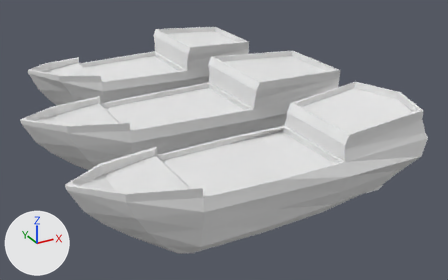
The Blender file External Assets/Models/shipBase.blend, before and after one commit.
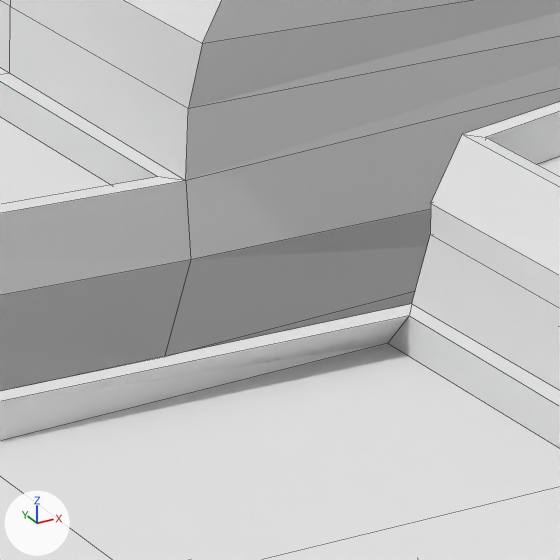
Old and new are each drawn whole from a camera (50 mm lens) standing at (-6.38, -10.05, 6.13) and looking at (0.81, 3.02, -0.4) and again close up on the part from 51% to 68% of the width and 30% to 57% of the height. Arrows for +X, +Y and +Z are at lower left; the lights stay in place. The close-ups show mesh edges as thin lines.

The first close-up shows 'shipBase', 'shipBase.002'.
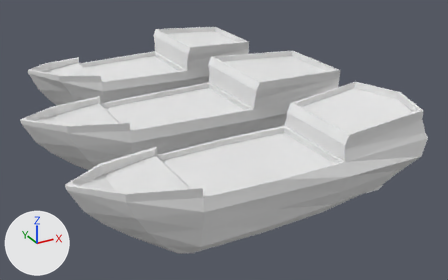
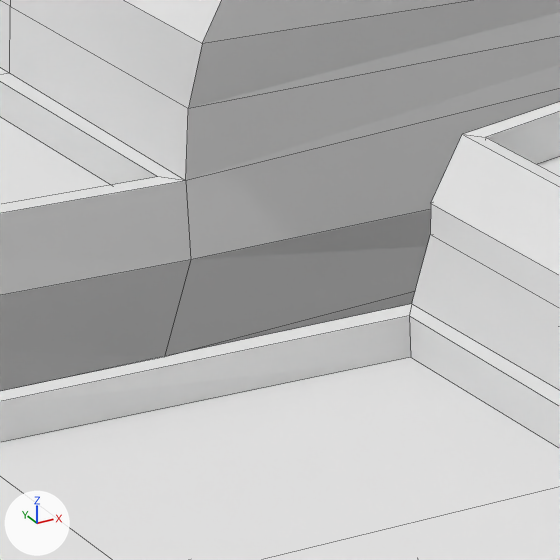
The edits, one by one:
me_cube has 127 vertices, 108 faces and spans x -4.1..3.84, y -1.27..0.0, z -1.16..1.34.
me_cube is used by ob_shipbase; location (0.0, 0.0, 0.0).
Part 1, on me_cube:
Vertex 52 of me_cube moves from (1.32, -1.15, 0.44) to (1.32, -1.02, 0.44).

Where the change shows, as pixel boxes (x1, y1, x2, y2) in the close-ups (560 x 560 px; the box of a moved part takes in the faces that stretch with it):
part 1 of me_cube, moved or reshaped
    both: (0, 316, 560, 452)
